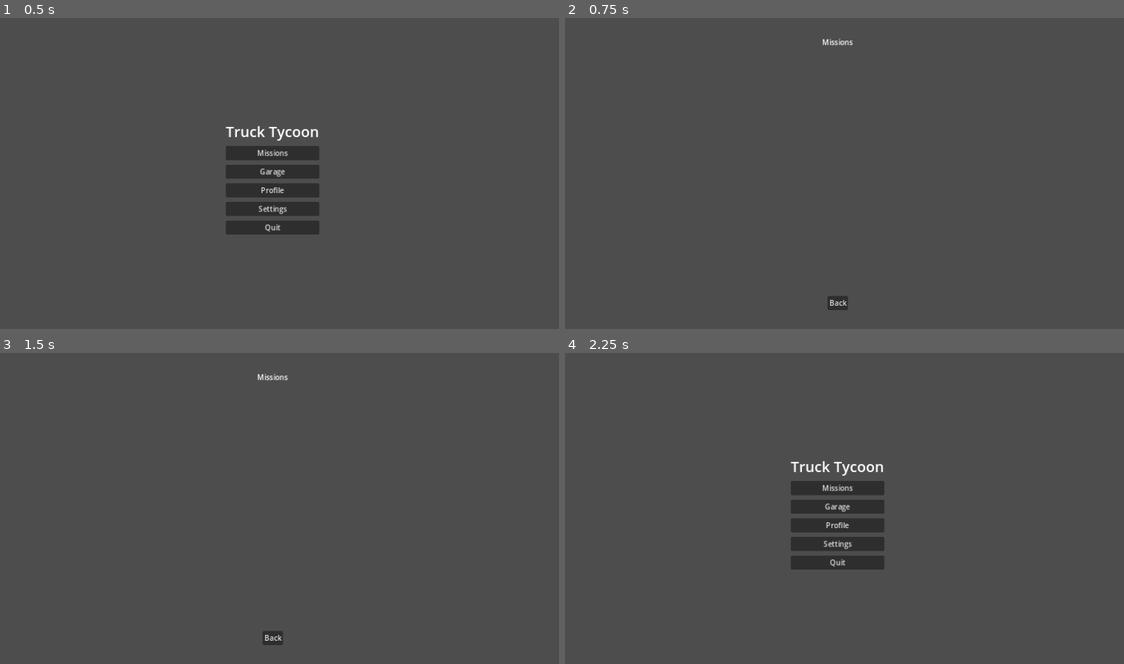
Above: before the commit, frames 1-4 (two rows, left to right).
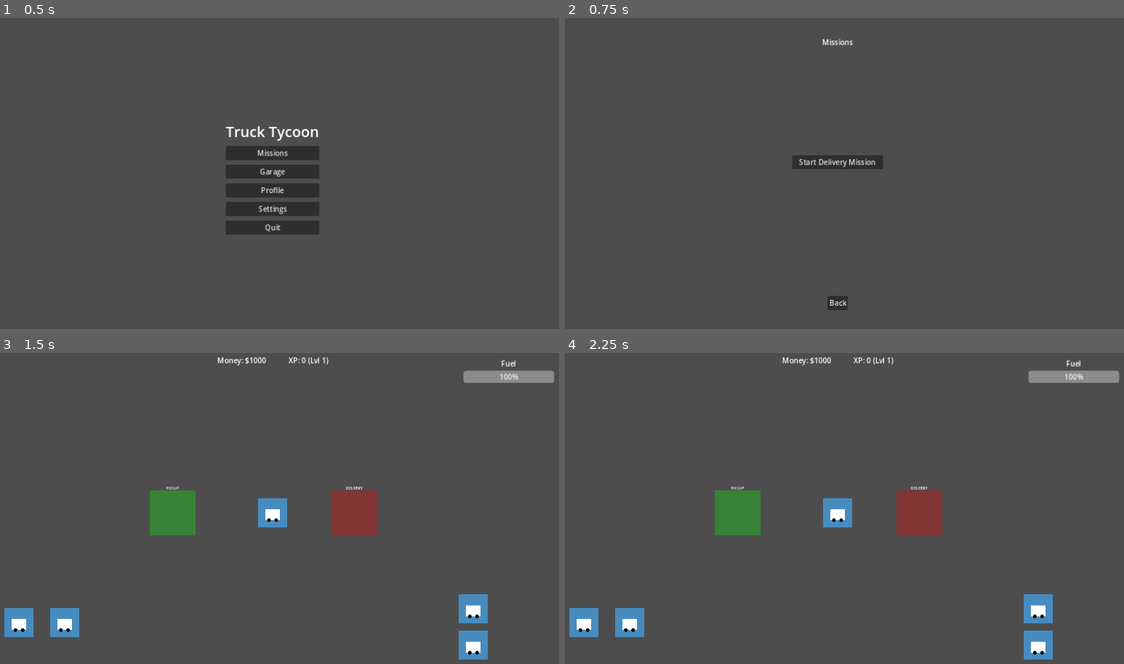
Above: after the commit, the same moments.

Repository: infoj143-png/Pakistan-Truck-Driver-Tycoon
Game: Godot game, scene res://ui/MainMenu.tscn
Two runs of this game, one before a commit and one after it. Both use one fixed random seed, a clock stepped at 60 frames per second and the inputs below.
Inputs (mouse positions are in pixels of both pictures, inside the frame that each line leads up to):
- Up to frame 1 (0.5 s): no input
- Up to frame 2 (0.75 s): click "Missions" at 0.5 s
- Up to frame 3 (1.5 s): click (273, 496) at 1.25 s, where only the run after the commit has a clickable "Start Delivery Mission"
- Up to frame 4 (2.25 s): click (838, 639) at 2 s, where only the run before the commit has a clickable "Back"

Frame 1 is identical in both runs. In frame 2, 0.6% of the frame differs, in the area x 40-57%, y 44-49%; in frame 3, 5.9%; in frame 4, 9.2%, in the area x 0-100%, y 1-99%.

Commit message:
feat: implement core truck gameplay mechanics
- Added Truck movement with CharacterBody2D physics
- Implemented mobile touch controls via HUD
- Added Fuel system and consumption logic
- Created Cargo pickup and delivery zones
- Added Money and XP rewards for mission completion
- Implemented Mission Complete popup with transition logic
- Updated GameManager for fuel persistence and mission rewards
- Integrated all systems into a new World scene

Co-authored-by: infoj143-png <226180196+infoj143-png@users.noreply.github.com>

Diff:
--- /dev/null
+++ b/scenes/Truck.tscn
@@ -0,0 +1,19 @@
+[gd_scene load_steps=4 format=3 uid="uid://b8k7w2m3n5p1q"]
+
+[ext_resource type="Script" path="res://scripts/Truck.gd" id="1_t2m3n"]
+[ext_resource type="Texture2D" uid="uid://cr07dgv4x707m" path="res://icon.svg" id="2_i4svg"]
+
+[sub_resource type="RectangleShape2D" id="RectangleShape2D_t1"]
+size = Vector2(120, 120)
+
+[node name="Truck" type="CharacterBody2D"]
+script = ExtResource("1_t2m3n")
+
+[node name="Sprite2D" type="Sprite2D" parent="."]
+texture = ExtResource("2_i4svg")
+
+[node name="CollisionShape2D" type="CollisionShape2D" parent="."]
+shape = SubResource("RectangleShape2D_t1")
+
+[node name="Camera2D" type="Camera2D" parent="."]
+zoom = Vector2(0.5, 0.5)
--- /dev/null
+++ b/scenes/World.tscn
@@ -0,0 +1,44 @@
+[gd_scene load_steps=6 format=3 uid="uid://c1w2e3r4t5y6u"]
+
+[ext_resource type="PackedScene" uid="uid://b8k7w2m3n5p1q" path="res://scenes/Truck.tscn" id="1_truck"]
+[ext_resource type="PackedScene" uid="uid://d3r5m1v4p2q6n" path="res://scenes/Zone.tscn" id="2_zone"]
+[ext_resource type="PackedScene" uid="uid://d2p1s3r4n5m6q" path="res://ui/HUD.tscn" id="3_hud"]
+[ext_resource type="PackedScene" uid="uid://b5m6n7p8q9r0s" path="res://ui/MissionCompletePopup.tscn" id="4_popup"]
+
+[node name="World" type="Node2D"]
+
+[node name="Truck" parent="." groups=["truck"] instance=ExtResource("1_truck")]
+position = Vector2(640, 360)
+
+[node name="PickupZone" parent="." instance=ExtResource("2_zone")]
+position = Vector2(200, 360)
+
+[node name="Label" type="Label" parent="PickupZone"]
+offset_left = -50.0
+offset_top = -120.0
+offset_right = 50.0
+offset_bottom = -97.0
+text = "PICKUP"
+horizontal_alignment = 1
+
+[node name="DeliveryZone" parent="." instance=ExtResource("2_zone")]
+position = Vector2(1000, 360)
+zone_type = 1
+
+[node name="ColorRect" parent="DeliveryZone" index="1"]
+color = Color(1, 0, 0, 0.3)
+
+[node name="Label" type="Label" parent="DeliveryZone"]
+offset_left = -50.0
+offset_top = -120.0
+offset_right = 50.0
+offset_bottom = -97.0
+text = "DELIVERY"
+horizontal_alignment = 1
+
+[node name="HUD" parent="." instance=ExtResource("3_hud")]
+
+[node name="MissionCompletePopup" parent="." instance=ExtResource("4_popup")]
+visible = false
+
+[editable path="DeliveryZone"]
--- /dev/null
+++ b/scenes/Zone.tscn
@@ -0,0 +1,21 @@
+[gd_scene load_steps=3 format=3 uid="uid://d3r5m1v4p2q6n"]
+
+[ext_resource type="Script" path="res://scripts/Zone.gd" id="1_z2s3m"]
+
+[sub_resource type="RectangleShape2D" id="RectangleShape2D_z1"]
+size = Vector2(200, 200)
+
+[node name="Zone" type="Area2D"]
+script = ExtResource("1_z2s3m")
+
+[node name="CollisionShape2D" type="CollisionShape2D" parent="."]
+shape = SubResource("RectangleShape2D_z1")
+
+[node name="ColorRect" type="ColorRect" parent="."]
+offset_left = -100.0
+offset_top = -100.0
+offset_right = 100.0
+offset_bottom = 100.0
+color = Color(0, 1, 0, 0.3)
+
+[connection signal="body_entered" from="." to="." method="_on_body_entered"]
--- a/scripts/GameManager.gd
+++ b/scripts/GameManager.gd
@@ -6,8 +6,10 @@
 var money: int = 1000
 var xp: int = 0
 var level: int = 1
+var fuel: float = 100.0
 
 signal stats_changed
+signal mission_completed(reward_money, reward_xp)
 
 func _ready():
 	load_game()
@@ -23,6 +25,11 @@
 	stats_changed.emit()
 	save_game()
 
+func complete_mission(reward_money: int, reward_xp: int):
+	add_money(reward_money)
+	add_xp(reward_xp)
+	mission_completed.emit(reward_money, reward_xp)
+
 func _check_level_up():
 	var xp_needed = level * 100 # Simple level up logic
 	while xp >= xp_needed:
@@ -37,7 +44,8 @@
 		var data = {
 			"money": money,
 			"xp": xp,
-			"level": level
+			"level": level,
+			"fuel": fuel
 		}
 		file.store_var(data)
 		file.close()
@@ -53,5 +61,6 @@
 			money = data.get("money", 1000)
 			xp = data.get("xp", 0)
 			level = data.get("level", 1)
+			fuel = data.get("fuel", 100.0)
 		file.close()
 		stats_changed.emit()
--- /dev/null
+++ b/scripts/HUD.gd
@@ -0,0 +1,20 @@
+extends CanvasLayer
+
+@onready var money_label = $Control/HBoxContainer/MoneyLabel
+@onready var xp_label = $Control/HBoxContainer/XPLabel
+@onready var fuel_bar = $Control/FuelContainer/ProgressBar
+
+func _ready():
+	GameManager.stats_changed.connect(update_ui)
+	update_ui()
+
+func update_ui():
+	money_label.text = "Money: $" + str(GameManager.money)
+	xp_label.text = "XP: " + str(GameManager.xp) + " (Lvl " + str(GameManager.level) + ")"
+
+	# Try to find truck in scene to update fuel
+	var truck = get_tree().get_first_node_in_group("truck")
+	if truck:
+		fuel_bar.value = truck.fuel
+	else:
+		fuel_bar.value = GameManager.fuel
--- a/scripts/Mission.gd
+++ b/scripts/Mission.gd
@@ -2,3 +2,6 @@
 
 func _on_back_pressed():
 	get_tree().change_scene_to_file("res://ui/MainMenu.tscn")
+
+func _on_start_mission_pressed():
+	get_tree().change_scene_to_file("res://scenes/World.tscn")
--- /dev/null
+++ b/scripts/MissionCompletePopup.gd
@@ -0,0 +1,17 @@
+extends Control
+
+@onready var money_text = $Panel/VBoxContainer/MoneyText
+@onready var xp_text = $Panel/VBoxContainer/XPText
+
+func _ready():
+	hide()
+	GameManager.mission_completed.connect(_on_mission_completed)
+
+func _on_mission_completed(money, xp):
+	money_text.text = "Money Earned: $" + str(money)
+	xp_text.text = "XP Earned: " + str(xp)
+	show()
+
+func _on_continue_pressed():
+	hide()
+	get_tree().change_scene_to_file("res://ui/MainMenu.tscn")
--- /dev/null
+++ b/scripts/Truck.gd
@@ -0,0 +1,51 @@
+extends CharacterBody2D
+
+@export var speed = 300.0
+@export var acceleration = 5.0
+@export var friction = 2.0
+@export var rotation_speed = 3.0
+
+@export var max_fuel = 100.0
+var fuel = 100.0
+
+var cargo_loaded = false
+
+func _ready():
+	fuel = GameManager.fuel
+	add_to_group("truck")
+
+func _physics_process(delta):
+	if fuel <= 0:
+		velocity = velocity.lerp(Vector2.ZERO, friction * delta)
+		move_and_slide()
+		return
+
+	# ui_up is -1, ui_down is 1. We want 1 to be forward (up)
+	var forward_input = -Input.get_axis("ui_up", "ui_down")
+	var turn_input = Input.get_axis("ui_left", "ui_right")
+
+	# Rotate based on turn input and movement direction
+	if forward_input != 0:
+		rotation += turn_input * rotation_speed * delta * (1.0 if forward_input > 0 else -1.0)
+
+	var direction = Vector2.UP.rotated(rotation)
+	if forward_input != 0:
+		velocity = velocity.lerp(direction * forward_input * speed, acceleration * delta)
+		# Consume fuel
+		consume_fuel(delta * 2.0)
+	else:
+		velocity = velocity.lerp(Vector2.ZERO, friction * delta)
+
+	move_and_slide()
+
+func consume_fuel(amount):
+	fuel -= amount
+	if fuel < 0:
+		fuel = 0
+	GameManager.fuel = fuel
+	GameManager.stats_changed.emit()
+
+func refill_fuel():
+	fuel = max_fuel
+	GameManager.fuel = fuel
+	GameManager.stats_changed.emit()
--- /dev/null
+++ b/scripts/Zone.gd
@@ -0,0 +1,21 @@
+extends Area2D
+
+enum ZoneType { PICKUP, DELIVERY }
+@export var zone_type: ZoneType = ZoneType.PICKUP
+@export var reward_money: int = 500
+@export var reward_xp: int = 50
+
+signal truck_entered_zone(type)
+
+func _on_body_entered(body):
+	if body.name == "Truck":
+		truck_entered_zone.emit(zone_type)
+		if zone_type == ZoneType.PICKUP:
+			if not body.cargo_loaded:
+				body.cargo_loaded = true
+				print("Cargo Picked Up!")
+		elif zone_type == ZoneType.DELIVERY:
+			if body.cargo_loaded:
+				body.cargo_loaded = false
+				print("Cargo Delivered!")
+				GameManager.complete_mission(reward_money, reward_xp)
--- /dev/null
+++ b/ui/HUD.tscn
@@ -0,0 +1,87 @@
+[gd_scene load_steps=3 format=3 uid="uid://d2p1s3r4n5m6q"]
+
+[ext_resource type="Script" path="res://scripts/HUD.gd" id="1_h2u3d"]
+[ext_resource type="Texture2D" uid="uid://cr07dgv4x707m" path="res://icon.svg" id="2_i4svg"]
+
+[node name="HUD" type="CanvasLayer"]
+script = ExtResource("1_h2u3d")
+
+[node name="Control" type="Control" parent="."]
+layout_mode = 3
+anchors_preset = 15
+anchor_right = 1.0
+anchor_bottom = 1.0
+grow_horizontal = 2
+grow_vertical = 2
+mouse_filter = 2
+
+[node name="HBoxContainer" type="HBoxContainer" parent="Control"]
+layout_mode = 1
+anchors_preset = 10
+anchor_right = 1.0
+offset_bottom = 50.0
+grow_horizontal = 2
+theme_override_constants/separation = 50
+alignment = 1
+
+[node name="MoneyLabel" type="Label" parent="Control/HBoxContainer"]
+layout_mode = 2
+text = "Money: $0"
+
+[node name="XPLabel" type="Label" parent="Control/HBoxContainer"]
+layout_mode = 2
+text = "XP: 0"
+
+[node name="FuelContainer" type="VBoxContainer" parent="Control"]
+layout_mode = 1
+anchors_preset = 1
+anchor_left = 1.0
+anchor_right = 1.0
+offset_left = -220.0
+offset_top = 20.0
+offset_right = -20.0
+offset_bottom = 60.0
+grow_horizontal = 0
+
+[node name="Label" type="Label" parent="Control/FuelContainer"]
+layout_mode = 2
+text = "Fuel"
+horizontal_alignment = 1
+
+[node name="ProgressBar" type="ProgressBar" parent="Control/FuelContainer"]
+layout_mode = 2
+value = 100.0
+
+[node name="TouchControls" type="Control" parent="Control"]
+layout_mode = 1
+anchors_preset = 12
+anchor_top = 1.0
+anchor_right = 1.0
+anchor_bottom = 1.0
+offset_top = -200.0
+grow_horizontal = 2
+grow_vertical = 0
+
+[node name="Left" type="TouchScreenButton" parent="Control/TouchControls"]
+position = Vector2(50, 50)
+scale = Vector2(0.5, 0.5)
+texture_normal = ExtResource("2_i4svg")
+action = "ui_left"
+
+[node name="Right" type="TouchScreenButton" parent="Control/TouchControls"]
+position = Vector2(150, 50)
+scale = Vector2(0.5, 0.5)
+texture_normal = ExtResource("2_i4svg")
+action = "ui_right"
+
+[node name="Up" type="TouchScreenButton" parent="Control/TouchControls"]
+position = Vector2(1050, 20)
+scale = Vector2(0.5, 0.5)
+texture_normal = ExtResource("2_i4svg")
+action = "ui_up"
+
+[node name="Down" type="TouchScreenButton" parent="Control/TouchControls"]
+position = Vector2(1050, 100)
+scale = Vector2(0.5, 0.5)
+texture_normal = ExtResource("2_i4svg")
+action = "ui_down"
--- a/ui/Mission.tscn
+++ b/ui/Mission.tscn
@@ -23,6 +23,25 @@
 grow_horizontal = 2
 text = "Missions"
 
+[node name="VBoxContainer" type="VBoxContainer" parent="."]
+layout_mode = 1
+anchors_preset = 8
+anchor_left = 0.5
+anchor_top = 0.5
+anchor_right = 0.5
+anchor_bottom = 0.5
+offset_left = -100.0
+offset_top = -50.0
+offset_right = 100.0
+offset_bottom = 50.0
+grow_horizontal = 2
+grow_vertical = 2
+theme_override_constants/separation = 20
+
+[node name="StartMission" type="Button" parent="VBoxContainer"]
+layout_mode = 2
+text = "Start Delivery Mission"
+
 [node name="Back" type="Button" parent="."]
 layout_mode = 1
 anchors_preset = 7
@@ -38,4 +57,5 @@
 grow_vertical = 0
 text = "Back"
 
+[connection signal="pressed" from="VBoxContainer/StartMission" to="." method="_on_start_mission_pressed"]
 [connection signal="pressed" from="Back" to="." method="_on_back_pressed"]
--- /dev/null
+++ b/ui/MissionCompletePopup.tscn
@@ -0,0 +1,68 @@
+[gd_scene load_steps=2 format=3 uid="uid://b5m6n7p8q9r0s"]
+
+[ext_resource type="Script" path="res://scripts/MissionCompletePopup.gd" id="1_m2n3p"]
+
+[node name="MissionCompletePopup" type="Control"]
+layout_mode = 3
+anchors_preset = 15
+anchor_right = 1.0
+anchor_bottom = 1.0
+grow_horizontal = 2
+grow_vertical = 2
+script = ExtResource("1_m2n3p")
+
+[node name="ColorRect" type="ColorRect" parent="."]
+layout_mode = 1
+anchors_preset = 15
+anchor_right = 1.0
+anchor_bottom = 1.0
+grow_horizontal = 2
+grow_vertical = 2
+color = Color(0, 0, 0, 0.588235)
+
+[node name="Panel" type="Panel" parent="."]
+layout_mode = 1
+anchors_preset = 8
+anchor_left = 0.5
+anchor_top = 0.5
+anchor_right = 0.5
+anchor_bottom = 0.5
+offset_left = -200.0
+offset_top = -150.0
+offset_right = 200.0
+offset_bottom = 150.0
+grow_horizontal = 2
+grow_vertical = 2
+
+[node name="VBoxContainer" type="VBoxContainer" parent="Panel"]
+layout_mode = 1
+anchors_preset = 15
+anchor_right = 1.0
+anchor_bottom = 1.0
+grow_horizontal = 2
+grow_vertical = 2
+theme_override_constants/separation = 20
+alignment = 1
+
+[node name="Title" type="Label" parent="Panel/VBoxContainer"]
+layout_mode = 2
+theme_override_font_sizes/font_size = 32
+text = "MISSION COMPLETE"
+horizontal_alignment = 1
+
+[node name="MoneyText" type="Label" parent="Panel/VBoxContainer"]
+layout_mode = 2
+text = "Money Earned: $500"
+horizontal_alignment = 1
+
+[node name="XPText" type="Label" parent="Panel/VBoxContainer"]
+layout_mode = 2
+text = "XP Earned: 50"
+horizontal_alignment = 1
+
+[node name="Continue" type="Button" parent="Panel/VBoxContainer"]
+layout_mode = 2
+size_flags_horizontal = 4
+text = "Continue"
+
+[connection signal="pressed" from="Panel/VBoxContainer/Continue" to="." method="_on_continue_pressed"]
